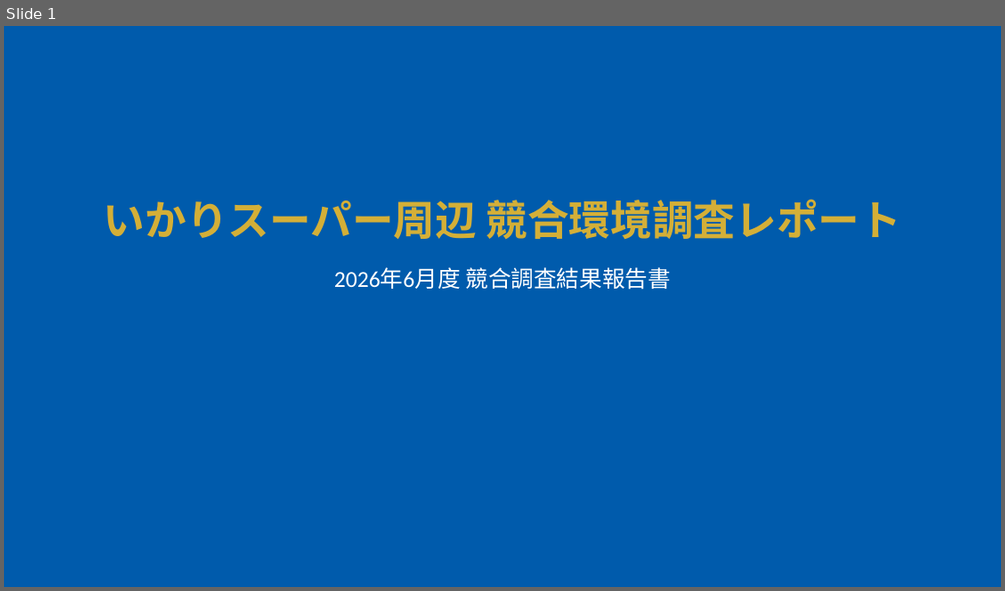
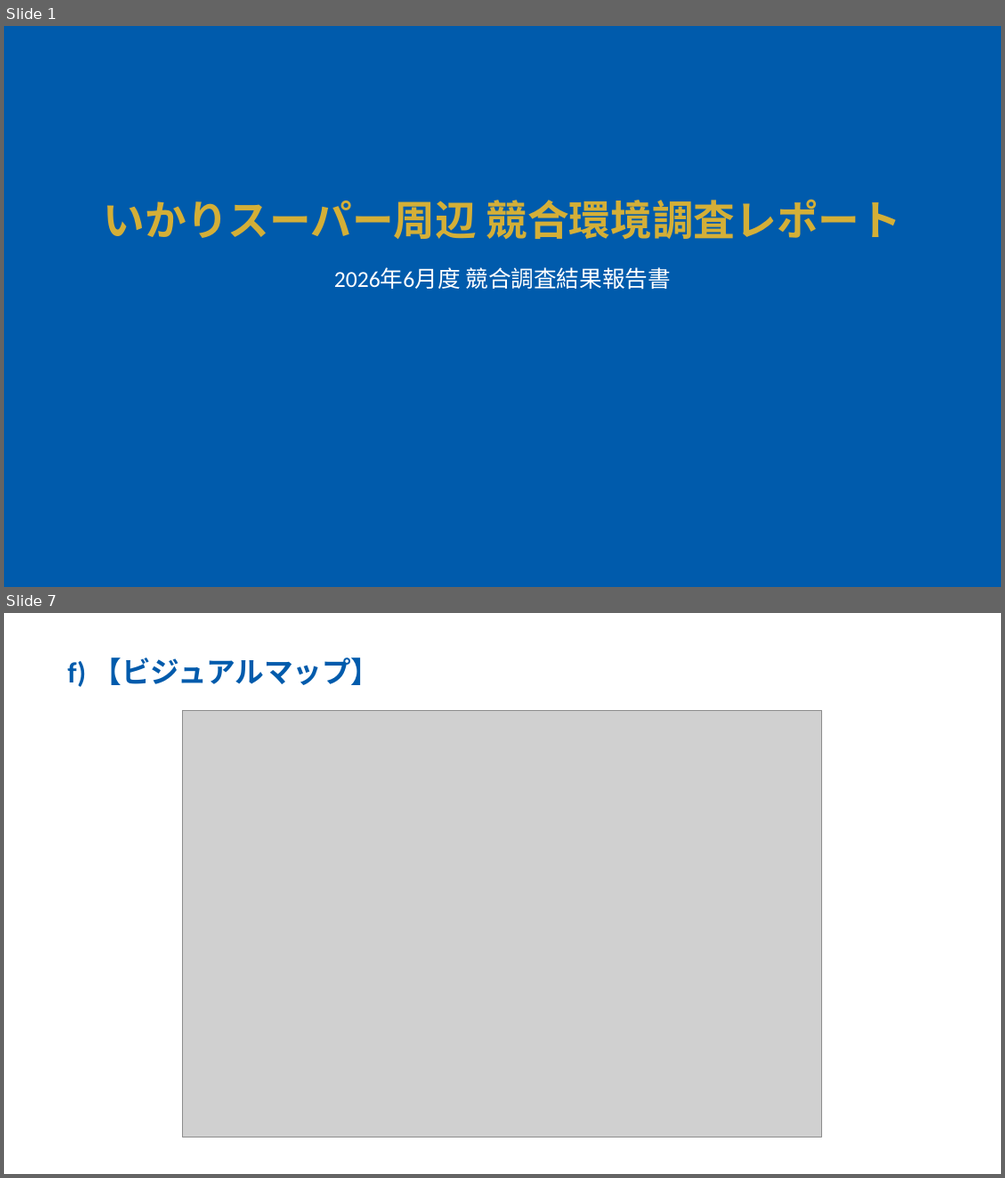
Before and after one commit to yutatbgt-bit/Competitive-research, a slide deck: report/2026_06_28_competitive_report_within_2km.pptx. Shown one above the other, each under a label of ours: slide 1 before the commit, slides 1 and 7 after it; the slides between them are not shown. The pictures are 1005x591 and 1005x1178 pixels, drawn with LibreOffice and Linux fonts; fonts in the diff are those of the drawing; grey boxes stand for pictures. Boxes give left, top, right and bottom in pixels: in the first picture for what was removed or moved away, otherwise in the second. Text is boxed around its words. In the diff, an @@ line names an element or a change of style, - is before the commit and + after.

```diff
--- a/report/2026_06_28_competitive_report_within_2km.pptx
+++ b/report/2026_06_28_competitive_report_within_2km.pptx
@@ slide 7 added at (x1=4, y1=613, x2=1001, y2=1174), background #FFFFFF @@
@@ text added at (x1=67, y1=657, x2=380, y2=687), 28 pt, text #005BAC, bold @@
+f) 【ビジュアルマップ】
@@ picture added at (x1=182, y1=710, x2=821, y2=1136) @@
```
Also in this commit, not shown: 5 other slides added, 1 slide removed, 5 other files.
